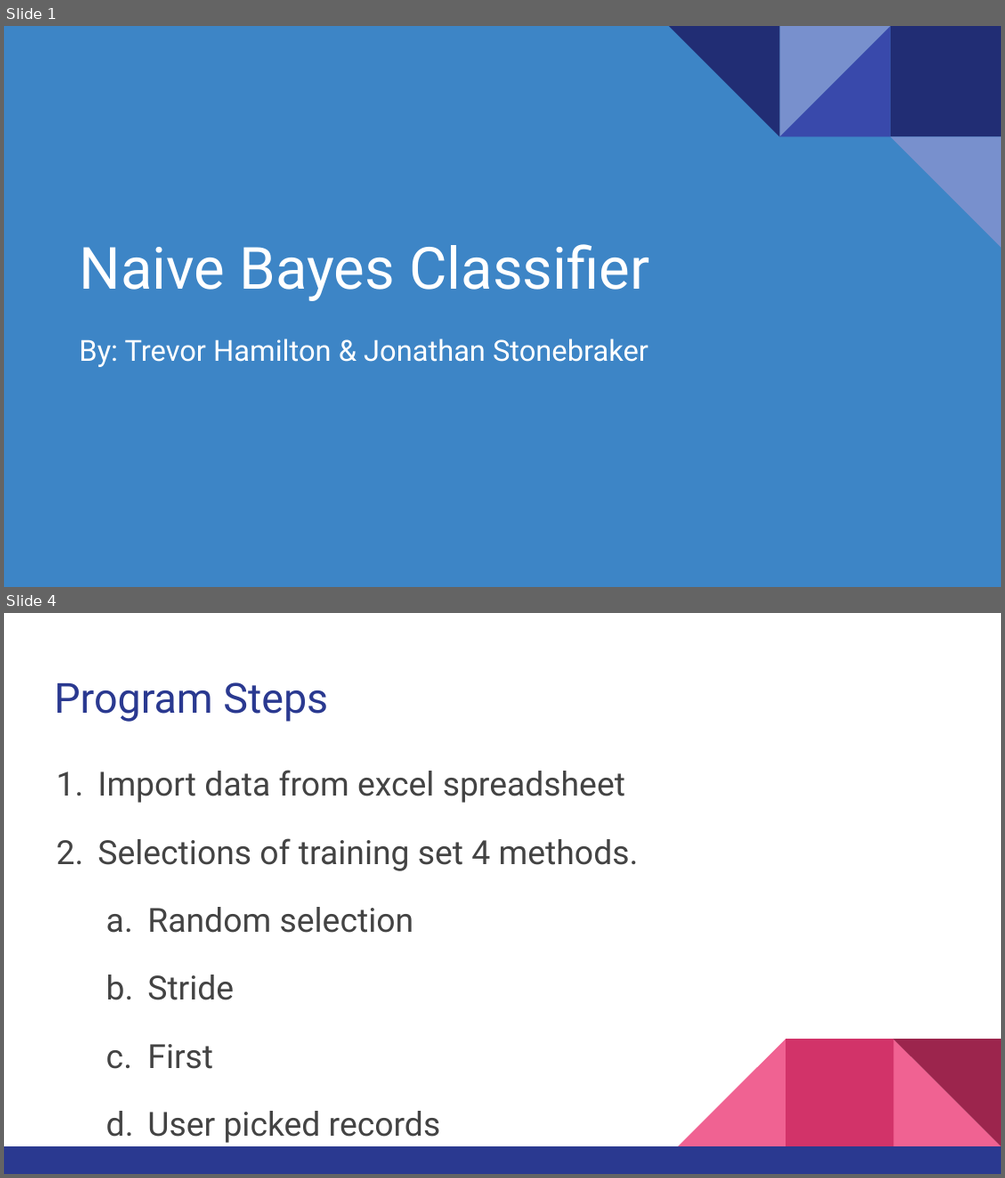
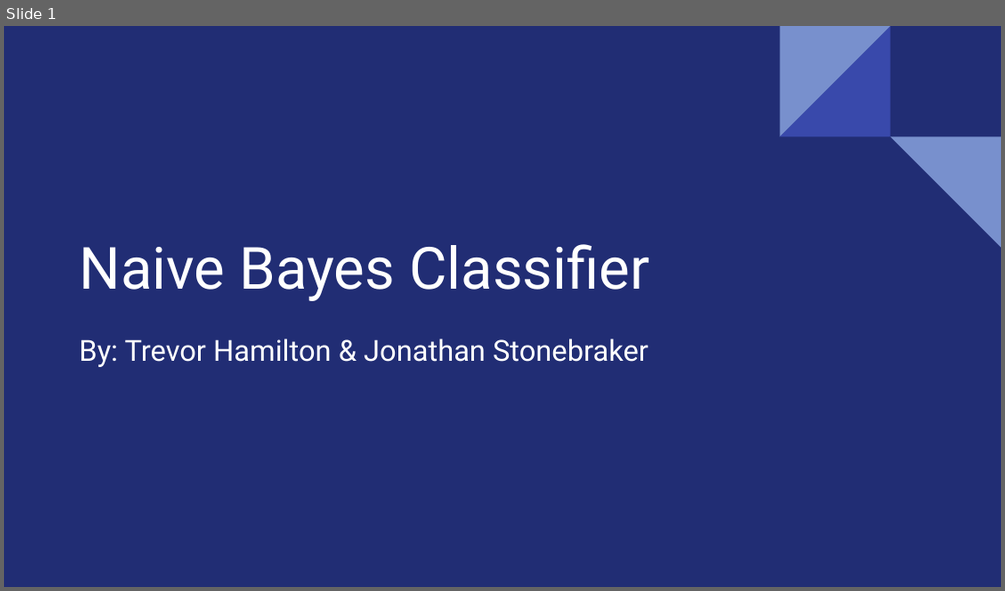
Before and after one commit to hamiltontj/NaiveBayes, a slide deck: doc/Presentation.pptx. Shown one above the other, each under a label of ours: slides 1 and 4 before the commit, slide 1 after it; the slides between them are not shown. The pictures are 1005x1178 and 1005x591 pixels, drawn with LibreOffice and Linux fonts; fonts in the diff are those of the drawing. Boxes give left, top, right and bottom in pixels: in the first picture for what was removed or moved away, otherwise in the second. Text is boxed around its words. In the diff, an @@ line names an element or a change of style, - is before the commit and + after.

```diff
--- a/doc/Presentation.pptx
+++ b/doc/Presentation.pptx
@@ slide 4 removed at [4, 613, 1001, 1174], background #FFFFFF @@
@@ title removed at [54, 682, 328, 722] @@
-Program Steps
@@ text removed at [97, 770, 639, 1143] @@
-1. Import data from excel spreadsheet
-2. Selections of training set 4 methods.
-  a. Random selection
-  b. Stride
-  c. First
-  d. User picked records
@@ group removed at [4, 1038, 1001, 1174]: 3 right triangles, 2 rectangles @@
@@ slide 1 changed as well @@
@@ background #3D85C6 to #212D74 @@
@@ rectangle removed at [890, 26, 1001, 136] @@
```
Also in this commit, not shown: 29 slides added, 8 other slides removed, 27 other files.
